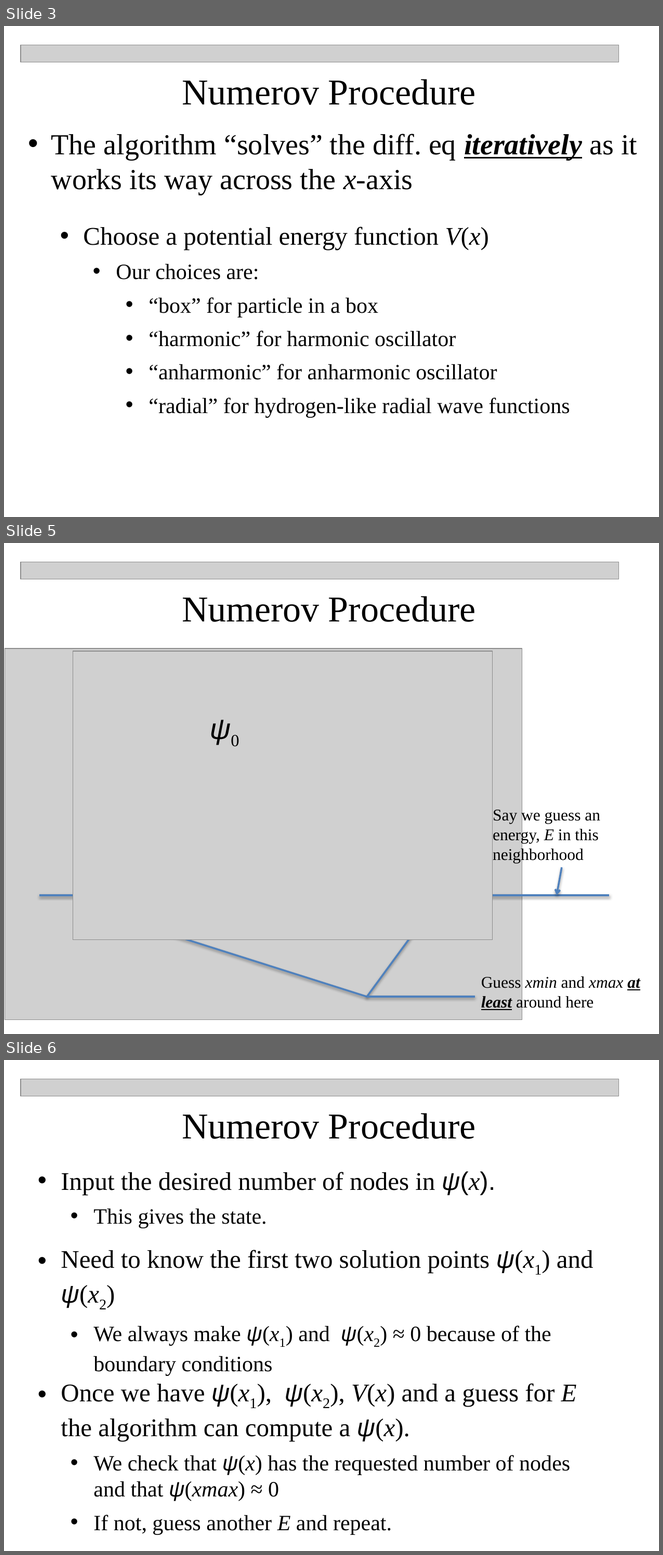
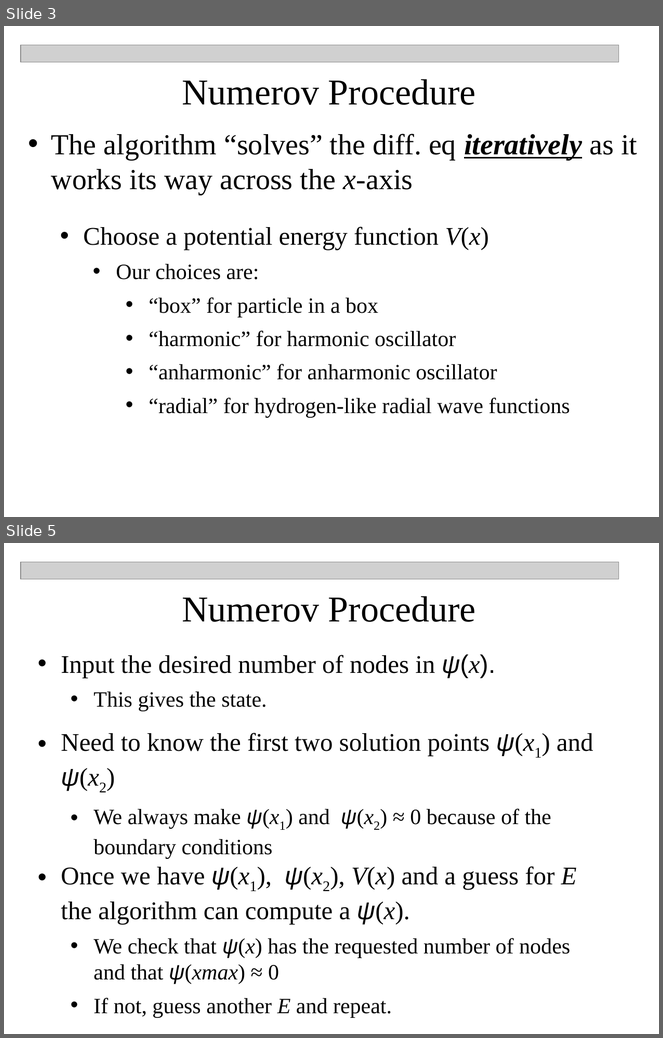
Before and after one commit to npetraco/CHE302, a slide deck: Laboratories/Lab2/Numerov_Workshop.pptx. Shown one above the other, each under a label of ours: slides 3, 5 and 6 before the commit, slides 3 and 5 after it; the slides between them are not shown. The pictures are 663x1555 and 663x1038 pixels, drawn with LibreOffice and Linux fonts; fonts in the diff are those of the drawing; grey boxes stand for pictures. Boxes give left, top, right and bottom in pixels: in the first picture for what was removed or moved away, otherwise in the second. Text is boxed around its words. In the diff, an @@ line names an element or a change of style, - is before the commit and + after.

```diff
--- a/Laboratories/Lab2/Numerov_Workshop.pptx
+++ b/Laboratories/Lab2/Numerov_Workshop.pptx
@@ slide 5 removed at bbox=[4, 543, 659, 1034], background #FFFFFF @@
@@ picture removed at bbox=[21, 562, 619, 580] @@
@@ text removed at bbox=[182, 596, 476, 622] @@
-Numerov Procedure
@@ picture removed at bbox=[5, 649, 522, 1020] @@
@@ picture removed at bbox=[73, 651, 492, 940] @@
@@ text removed at bbox=[203, 707, 249, 749] @@
-ψ0
@@ arrow removed from (278, 794) to (153, 879) @@
@@ arrow removed from (278, 794) to (419, 879) @@
@@ text removed at bbox=[493, 808, 600, 863] @@
-Say we guess an energy, E in this neighborhood
@@ ellipse removed at bbox=[99, 858, 200, 896] @@
@@ ellipse removed at bbox=[366, 858, 467, 896] @@
@@ arrow removed from (561, 867) to (557, 896) @@
@@ line removed from (39, 896) to (609, 896) @@
@@ arrow removed from (367, 997) to (153, 929) @@
@@ arrow removed from (367, 997) to (417, 929) @@
@@ text removed at bbox=[481, 977, 640, 1011] @@
-Guess xmin and xmax at least around here
@@ line removed from (367, 997) to (475, 997) @@
@@ what was slide 6 is now slide 5 @@
```
Also in this commit, not shown: 2 slides changed, 16 slides added, 1 other slide removed, 1 other file.
